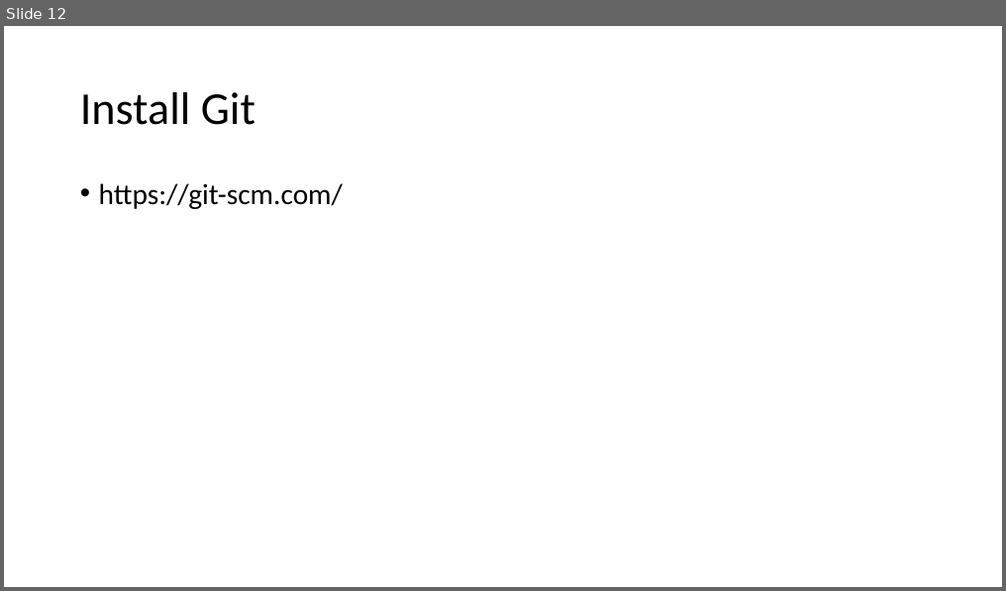
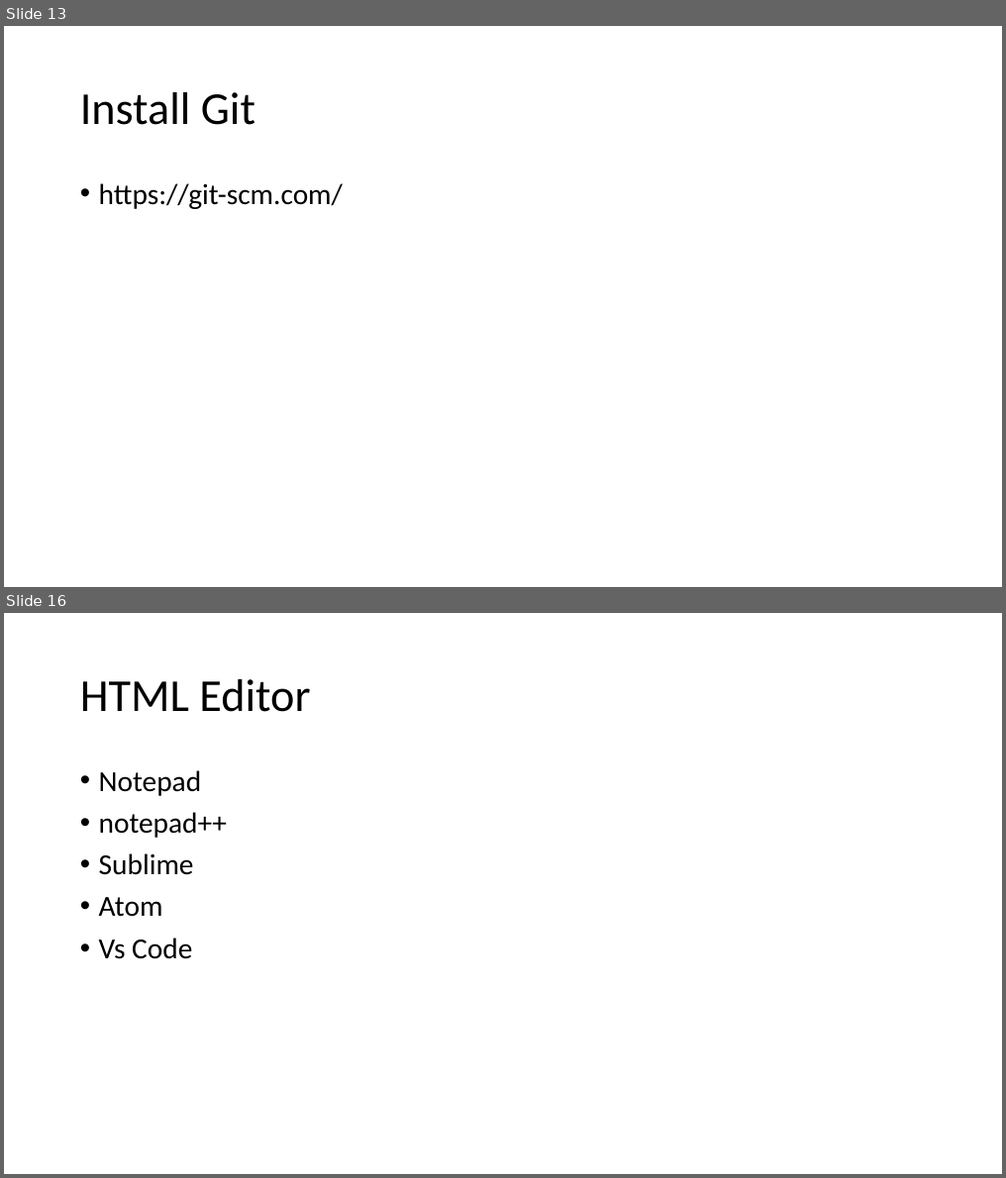
Before and after one commit to PiyushChaturvedii/Batch10, a slide deck: Git and Github.pptx. Shown one above the other, each under a label of ours: slide 12 before the commit, slides 13 and 16 after it; the slides between them are not shown. The pictures are 1006x591 and 1006x1178 pixels, drawn with LibreOffice and Linux fonts; fonts in the diff are those of the drawing. Boxes give left, top, right and bottom in pixels: in the first picture for what was removed or moved away, otherwise in the second. Text is boxed around its words. In the diff, an @@ line names an element or a change of style, - is before the commit and + after.

Commit message:
day2HTML

```diff
--- a/Git and Github.pptx
+++ b/Git and Github.pptx
@@ slide 16 added at (4,613,1002,1174), background #FFFFFF @@
@@ title added at (80,679,310,712), 44 pt, text #000000 @@
+HTML Editor
@@ text added at (99,770,227,959), 28 pt, text #000000 @@
+• Notepad
+• notepad++
+• Sublime
+• Atom
+• Vs Code
@@ what was slide 12 is now slide 13 @@
```
Also in this commit, not shown: 10 other slides added, 1 other file.
